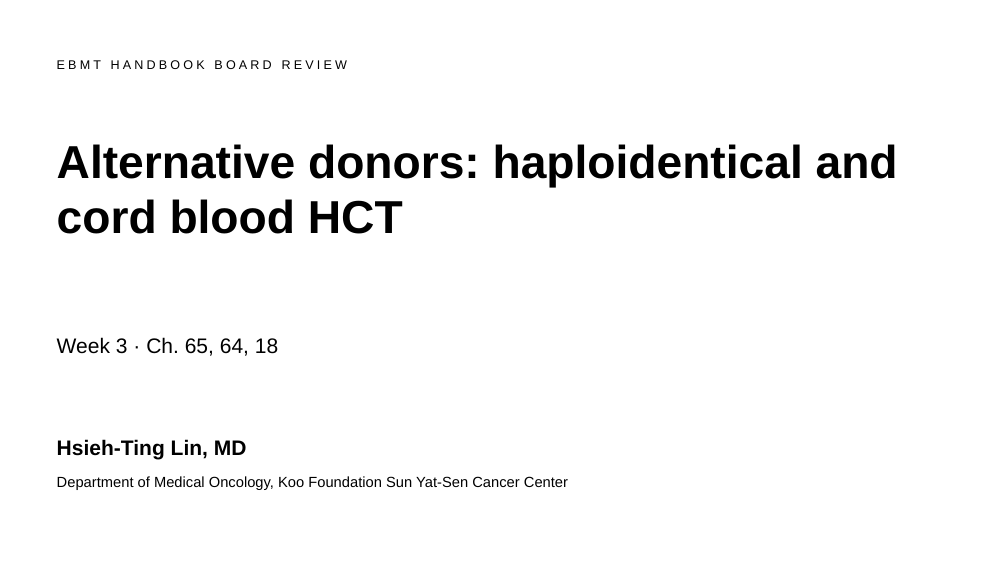
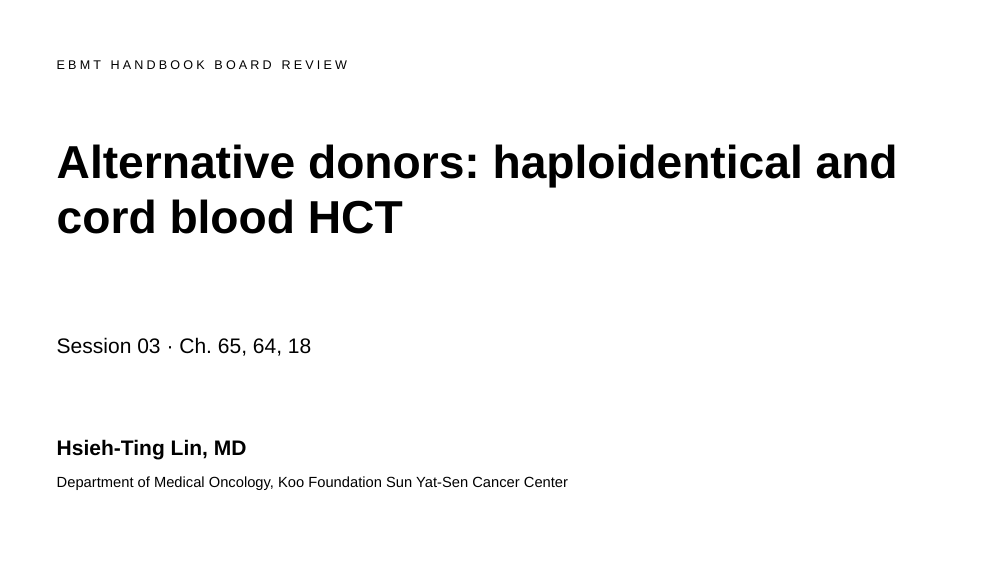
Before and after one commit to htlin222/ebmt-handbook-skill, a slide deck: slide 1 of slides/decks/s03-haplo-cord-blood.pptx. Drawn at 1008x567 pixels with LibreOffice and Linux fonts; fonts in the diff are those of the drawing. Boxes give left, top, right and bottom in pixels: in the first picture for what was removed or moved away, otherwise in the second. Text is boxed around its words. In the diff, an @@ line names an element or a change of style, - is before the commit and + after.

```diff
--- a/slides/decks/s03-haplo-cord-blood.pptx
+++ b/slides/decks/s03-haplo-cord-blood.pptx
@@ text at (x1=57, y1=337, x2=311, y2=356): text changed @@
-Week 3 · Ch. 65, 64, 18
+Session 03 · Ch. 65, 64, 18
```
Also in this commit, not shown: 42 other files.
